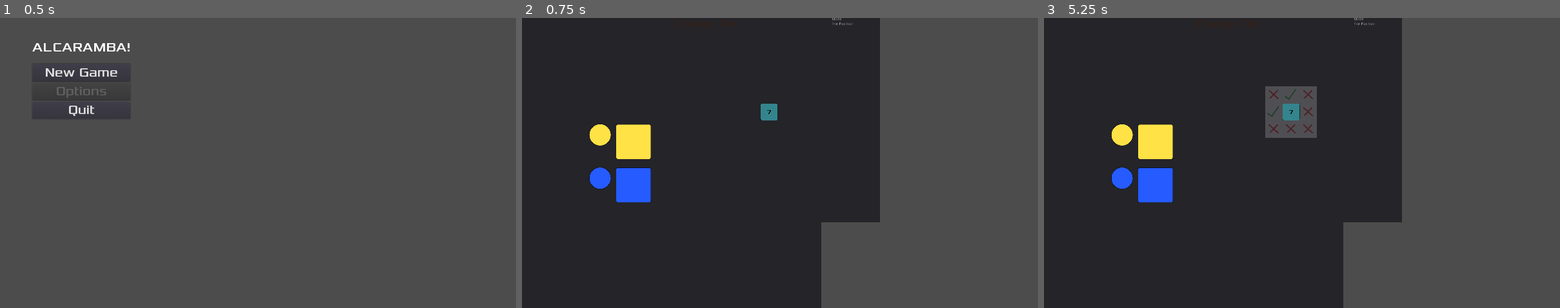
Above: before the commit, frames 1-3 (left to right).
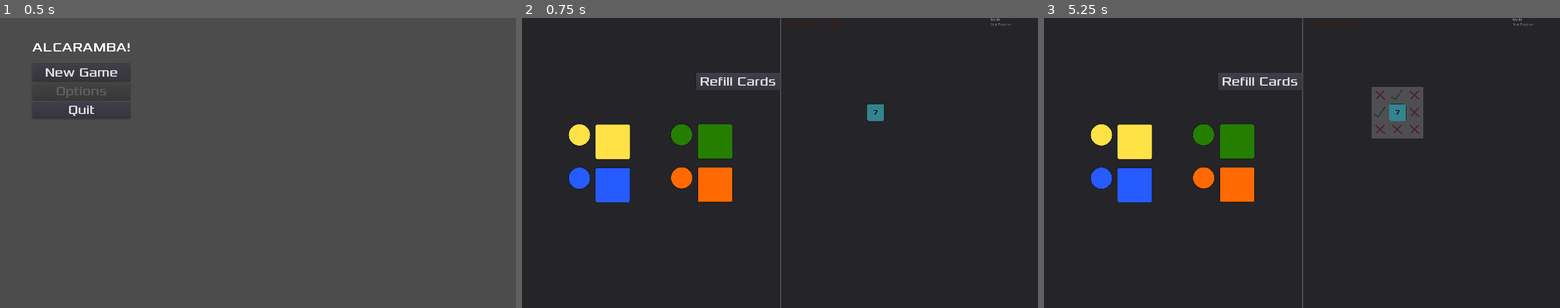
Above: after the commit, the same moments.

Repository: Structed/alcaramba
Game: Godot game, scene res://Drawable/MainMenu/MainMenu.tscn
Same seed, same stepped clock (60 frames per second), same inputs: the game is played once before the commit and once after it.
Inputs (mouse positions are in pixels of both pictures, inside the frame that each line leads up to; where the layout moved, square brackets give the same spot in the first picture):
- Up to frame 1 (0.5 s): no input
- Up to frame 2 (0.75 s): click "New Game" at 0.5 s
- Up to frame 3 (5.25 s): click "Refill Cards" at 1.25 s; click (1136, 142) [1157, 142] at 2 s; click (1234, 142) [1255, 142] at 2.75 s; click (1234, 186) [1255, 186] at 3.5 s; click (1136, 186) [1157, 186] at 4.25 s; click "Change Tile" at 5 s

Frame 1 is identical in both runs. In frame 2, 40% of the frame differs, in the area x 9-100%, y 0-100%; in frame 3, 41%.

Commit message:
Updated Market scene to fit new resolution

Diff:
--- a/src/alcaramba/Drawable/Market/Market.tscn
+++ b/src/alcaramba/Drawable/Market/Market.tscn
@@ -9,19 +9,16 @@
 
 [sub_resource type="CanvasItemMaterial" id=1]
 
-[node name="Control" type="Control"]
-anchor_right = 1.0
-anchor_bottom = 1.0
+[node name="Game" type="HBoxContainer"]
+margin_right = 1924.0
+margin_bottom = 1080.0
 script = ExtResource( 1 )
 
 [node name="MarketsPanel" type="Panel" parent="."]
 material = SubResource( 1 )
-anchor_right = 1.0
-anchor_bottom = 1.0
-margin_right = -806.0
-__meta__ = {
-"_edit_use_anchors_": false
-}
+margin_right = 960.0
+margin_bottom = 1080.0
+rect_min_size = Vector2( 960, 1080 )
 
 [node name="MoneyMarket" type="Panel" parent="MarketsPanel"]
 anchor_right = 1.0
@@ -51,9 +48,6 @@
 margin_top = -67.0
 custom_fonts/font = ExtResource( 3 )
 text = "Refill Cards"
-__meta__ = {
-"_edit_use_anchors_": false
-}
 
 [node name="TileMarket" type="TextureRect" parent="MarketsPanel"]
 anchor_top = 0.5
@@ -112,10 +106,10 @@
 margin_top = -208.0
 
 [node name="TownPanel" type="Panel" parent="."]
-margin_left = 568.0
-margin_top = -2.0
-margin_right = 1333.0
-margin_bottom = 761.0
+margin_left = 964.0
+margin_right = 1924.0
+margin_bottom = 1080.0
+rect_min_size = Vector2( 960, 1080 )
 
 [node name="TileMap" parent="TownPanel" instance=ExtResource( 6 )]
 
@@ -157,5 +151,3 @@
 margin_left = 87.0
 margin_right = 87.0
 margin_bottom = 14.0
-
-[connection signal="pressed" from="MarketsPanel/MoneyMarket/RefillCards" to="." method="_on_RefillCards_pressed"]
